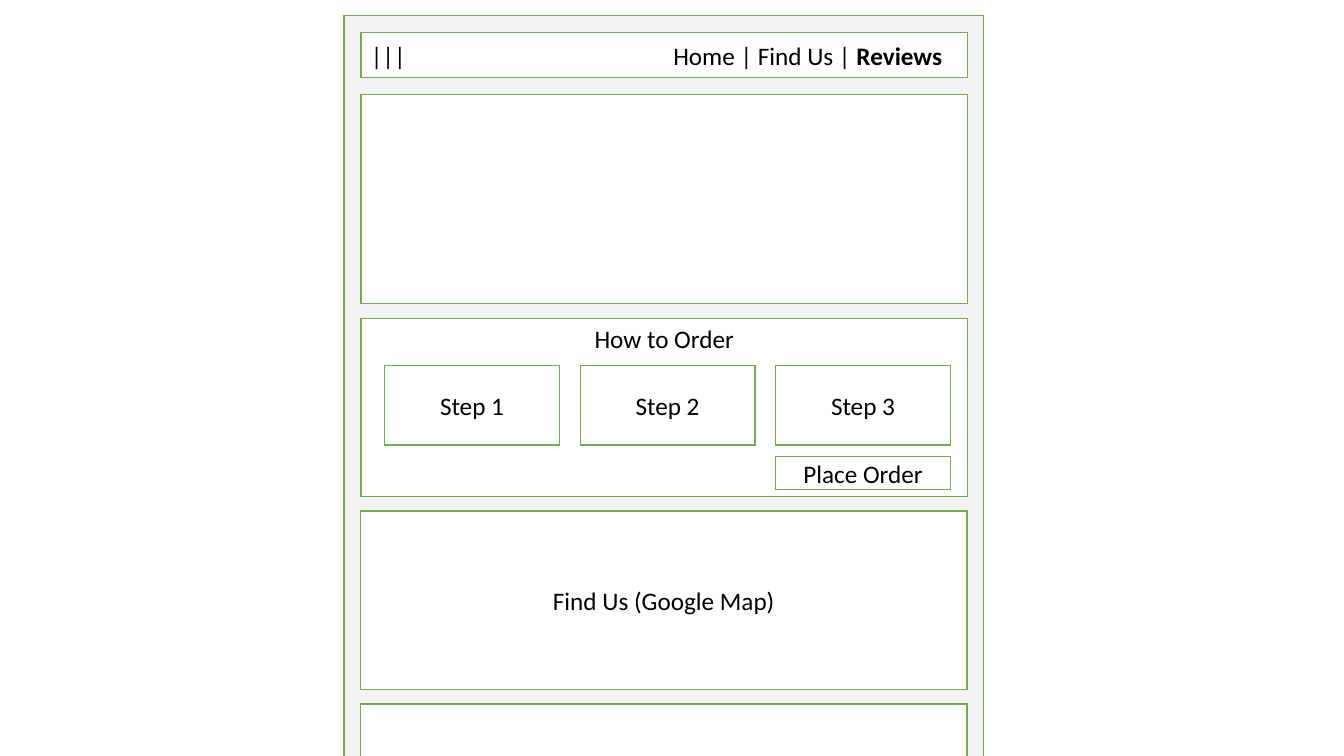
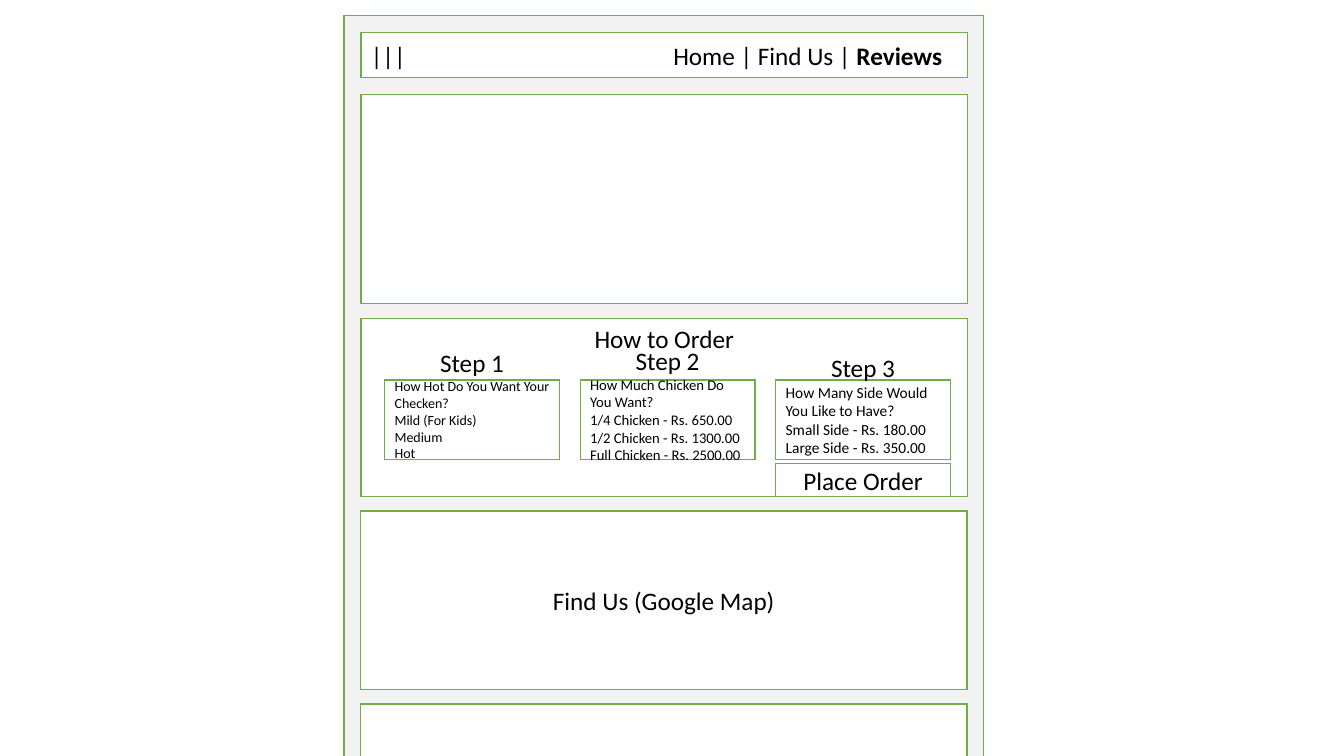
Before and after one commit to shenal21/RestaurentOnlineOrderingSystem, a slide deck: slide 1 of Requirement/OnlineOrderingVersion1.pptx. Drawn at 1344x756 pixels with LibreOffice and Linux fonts; fonts in the diff are those of the drawing. Boxes give left, top, right and bottom in pixels: in the first picture for what was removed or moved away, otherwise in the second. Text is boxed around its words. In the diff, an @@ line names an element or a change of style, - is before the commit and + after.

Commit message:
Requirement updated

```diff
--- a/Requirement/OnlineOrderingVersion1.pptx
+++ b/Requirement/OnlineOrderingVersion1.pptx
@@ text in rectangle at <box>395,379,549,460</box>: paragraphs added @@
+How Hot Do You Want Your Checken?
+Mild (For Kids)
+Medium
+Hot
@@ 3 rectangles: place and size @@
-3 rectangles at <box>385,366,951,446</box>
+3 rectangles at <box>385,380,951,460</box>
@@ text in rectangle at <box>590,379,740,460</box>: paragraphs added @@
+How Much Chicken Do You Want?
+1/4 Chicken - Rs. 650.00
+1/2 Chicken - Rs. 1300.00
+Full Chicken - Rs. 2500.00
@@ text in rectangle at <box>786,387,928,456</box>: paragraphs added @@
+How Many Side Would You Like to Have?
+Small Side - Rs. 180.00
+Large Side - Rs. 350.00
@@ rectangle "Place Order": place and size @@
-rectangle "Place Order" at <box>776,457,951,490</box>
+rectangle "Place Order" at <box>776,464,951,497</box>
```
